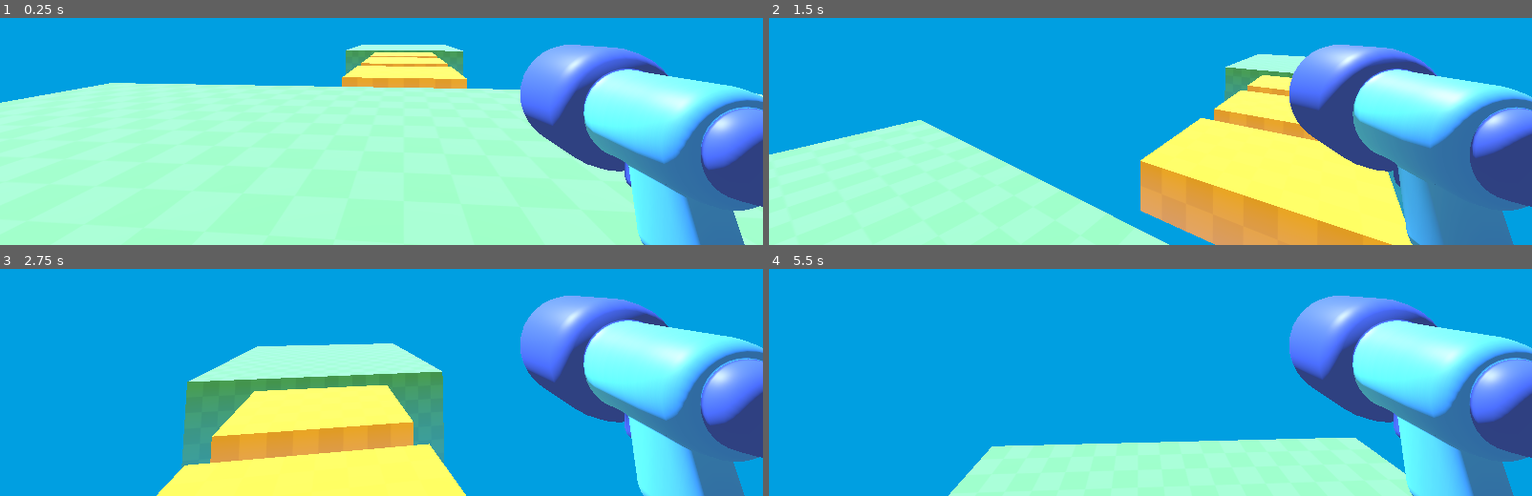
Above: before the commit, frames 1-4 (two rows, left to right).
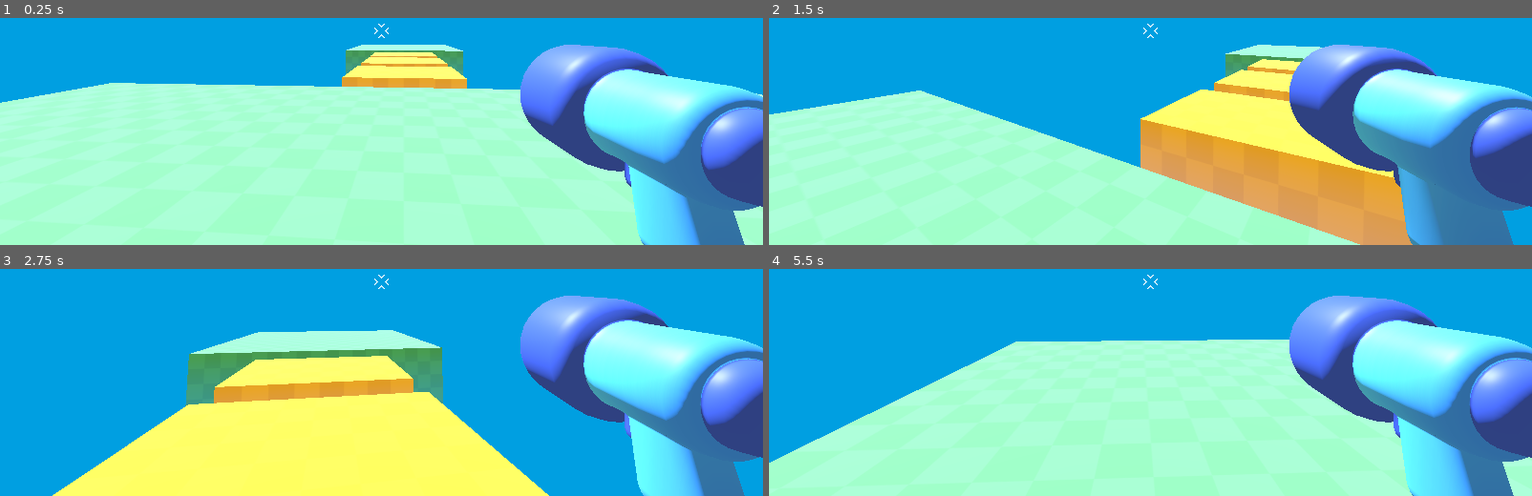
Above: after the commit, the same moments.

Repository: Jhonesp/shooter-godot
Game: Godot game, scene res://level/temporary_level.tscn
The game is run twice, just before and just after one commit, with the same random seed, the same clock (stepped at 60 frames per second) and the same inputs.
Inputs (mouse positions are in pixels of both pictures, inside the frame that each line leads up to):
- Up to frame 1 (0.25 s): no input
- Up to frame 2 (1.5 s): tap Enter at 0.5 s; move the mouse to (1188, 29) at 0.52 s; hold W (move_forward) from 0.53 s (still down); tap Space (jump) at 0.6, 0.77, 1.07, 1.35 s; move the mouse to (1112, 31) at 1.27 s
- Up to frame 3 (2.75 s): keep holding W (move_forward); tap Space (jump) at 1.52, 1.82, 2.1 s; move the mouse to (396, 273) at 2.02 s
- Up to frame 4 (5.5 s): keep holding W (move_forward); move the mouse to (1142, 289) at 2.77 s; tap Space (jump) at 2.85, 3.02, 3.32, 3.6, 3.77, 4.07, 4.35, 4.52, 4.82, 5.1 s; move the mouse to (1203, 287) at 3.52 s; move the mouse to (1089, 275) at 4.27 s; move the mouse to (1158, 282) at 5.02 s

The runs differ from the first frame. In frame 1, less than 0.1% of the frame differs, in the area x 49-51%, y 2-9%; in frame 2, 27%; in frame 3, 20%; in frame 4, 31%, in the area x 0-100%, y 2-100%.

Commit message:
añadido salto cortito y reticula centrada en pantalla

Diff:
--- a/player/player.gd
+++ b/player/player.gd
@@ -28,5 +28,7 @@
 	velocity.y -= 20.0 * delta
 	if Input.is_action_just_pressed("jump") and is_on_floor():
 		velocity.y = 10.0
+	elif Input.is_action_just_released("jump") and velocity.y > 0.0:
+		velocity.y = 5.0
 
 	move_and_slide()
--- a/player/player.tscn
+++ b/player/player.tscn
@@ -2,6 +2,7 @@
 
 [ext_resource type="PackedScene" uid="uid://dnlxmhcq7wn7g" path="res://player/simple_gun/gun_model.glb" id="1_oul6g"]
 [ext_resource type="Script" uid="uid://b330oounterro" path="res://player/player.gd" id="1_rkbax"]
+[ext_resource type="Texture2D" uid="uid://bsqiilkvkch07" path="res://player/reticle.png" id="3_g1dw6"]
 
 [sub_resource type="CapsuleShape3D" id="CapsuleShape3D_kqu6x"]
 
@@ -18,3 +19,18 @@
 
 [node name="gun_model" parent="Camera3D" unique_id=1473194097 instance=ExtResource("1_oul6g")]
 transform = Transform3D(-0.29997167, 0.0037541054, 0.0017067888, 0.0037540444, 0.2999765, -2.1359887e-05, -0.0017069224, 0, -0.29999515, 0.34630466, -0.12430763, -0.3669599)
+
+[node name="Reticle" type="TextureRect" parent="." unique_id=387483432]
+anchors_preset = 8
+anchor_left = 0.5
+anchor_top = 0.5
+anchor_right = 0.5
+anchor_bottom = 0.5
+offset_left = -12.0
+offset_top = -12.0
+offset_right = 12.0
+offset_bottom = 12.0
+grow_horizontal = 2
+grow_vertical = 2
+texture = ExtResource("3_g1dw6")
+expand_mode = 1
